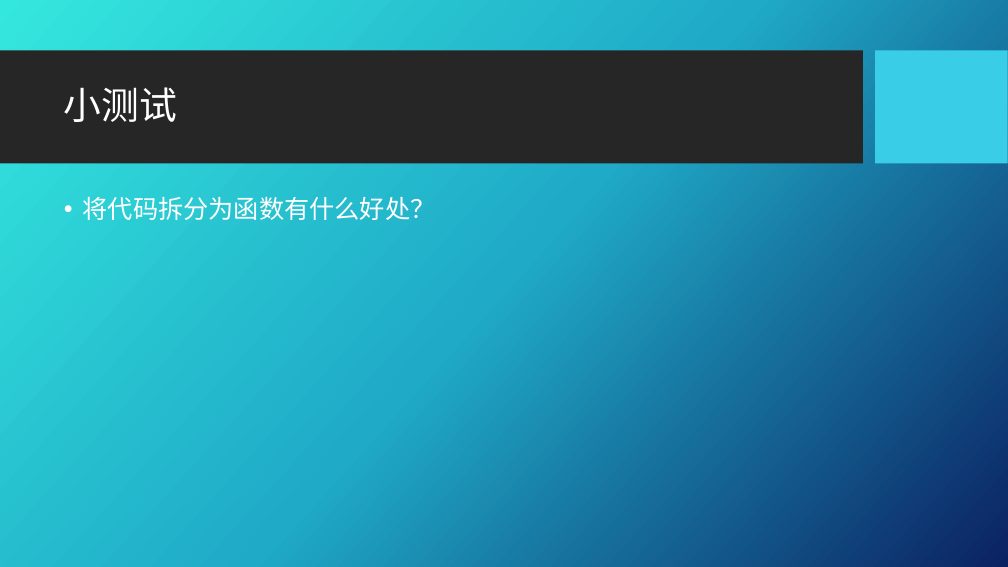
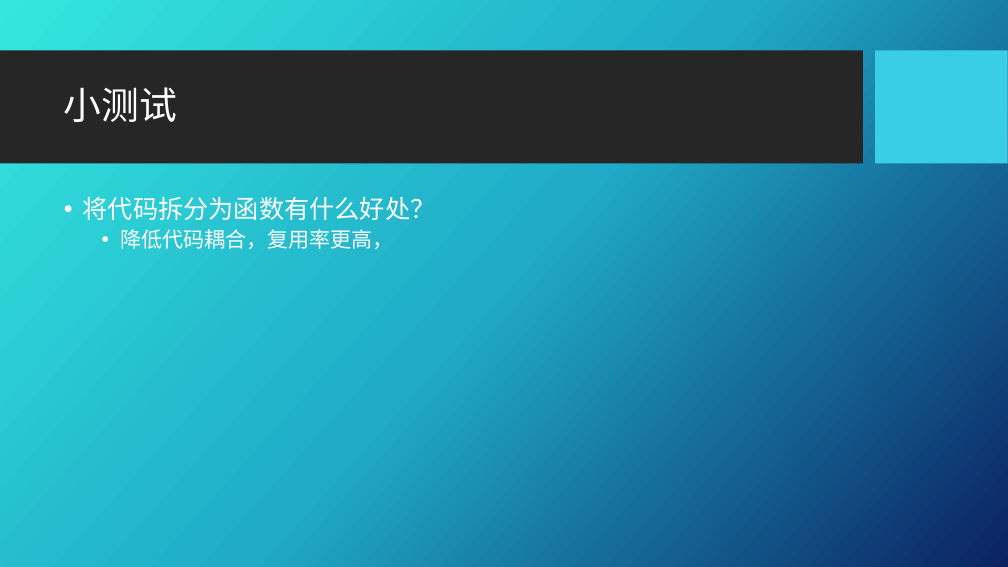
Before and after one commit to Applevegetable/note, a slide deck: slide 14 of PPT/Go 12.pptx. Drawn at 1008x567 pixels with LibreOffice and Linux fonts; fonts in the diff are those of the drawing; background and template pictures are left out. Boxes give left, top, right and bottom in pixels: in the first picture for what was removed or moved away, otherwise in the second. Text is boxed around its words. In the diff, an @@ line names an element or a change of style, - is before the commit and + after.

```diff
--- a/PPT/Go 12.pptx
+++ b/PPT/Go 12.pptx
@@ text at bbox=[121, 229, 394, 249]: paragraph added @@
+  • 降低代码耦合，复用率更高，
```
Also in this commit, not shown: 1 other slide changed, 13 other files.
